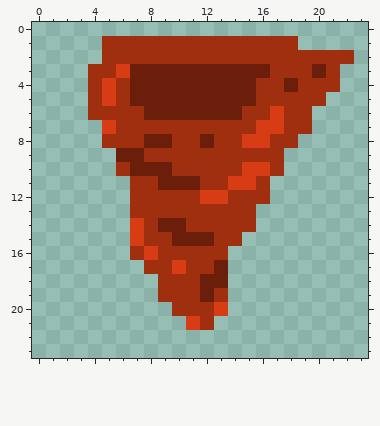
Two versions of one pixel-art sprite, Assets/Sprites/Gameplay/Enemies/Enemy2.png. Above, as it was before the edit.
The file is 24x24 pixels.
The result:
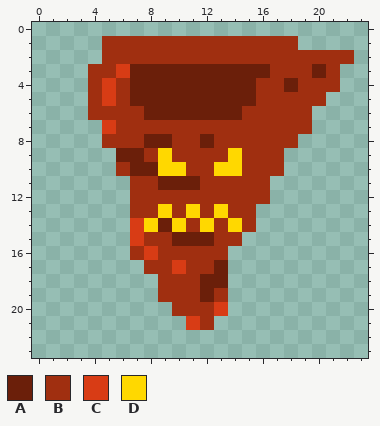
Palette (. is transparent): A #6b1f0a  B #a02f10  C #d83c15  D #ffd800
What changed:
@@ x 6..19 @@
  5 BAAAAAAAAABBBB
- 6 BBAAAAAAABBCBB
- 7 BBBBBBBBBBCCBB
- 8 BBAABBABBCCBB.
- 9 AABBBBBBBBBB..
-10 BAAABBBBBCCB..
-11 .BBAAABBCCB...
-12 .BBBBBCCBBB...
-13 .BBBBBBBBB....
-14 .CBAABBBBB....
+ 6 BBAAAAAAABBBBB
+ 7 BBBBBBBBBBBBBB
+ 8 BBAABBABBBBBB.
+ 9 AABDBBBBDBBB..
+10 BAADDBBDDBBB..
+11 .BBAAABBBBB...
+12 .BBBBBBBBBB...
+13 .BBDBDBDBB....
+14 .CDADBDBDB....
 15 .CBBAAABB.....
Changed places in both pictures, as pixel boxes (x1, y1, x2, y2):
changed: (144, 106, 284, 232)
